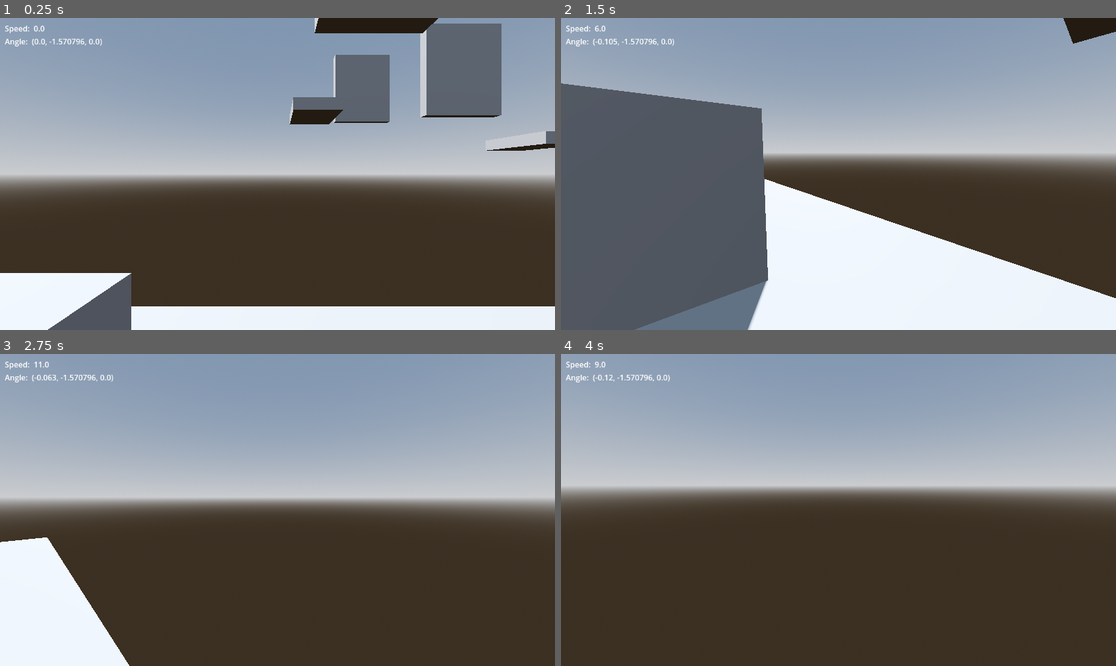
Above: before the commit, frames 1-4 (two rows, left to right).
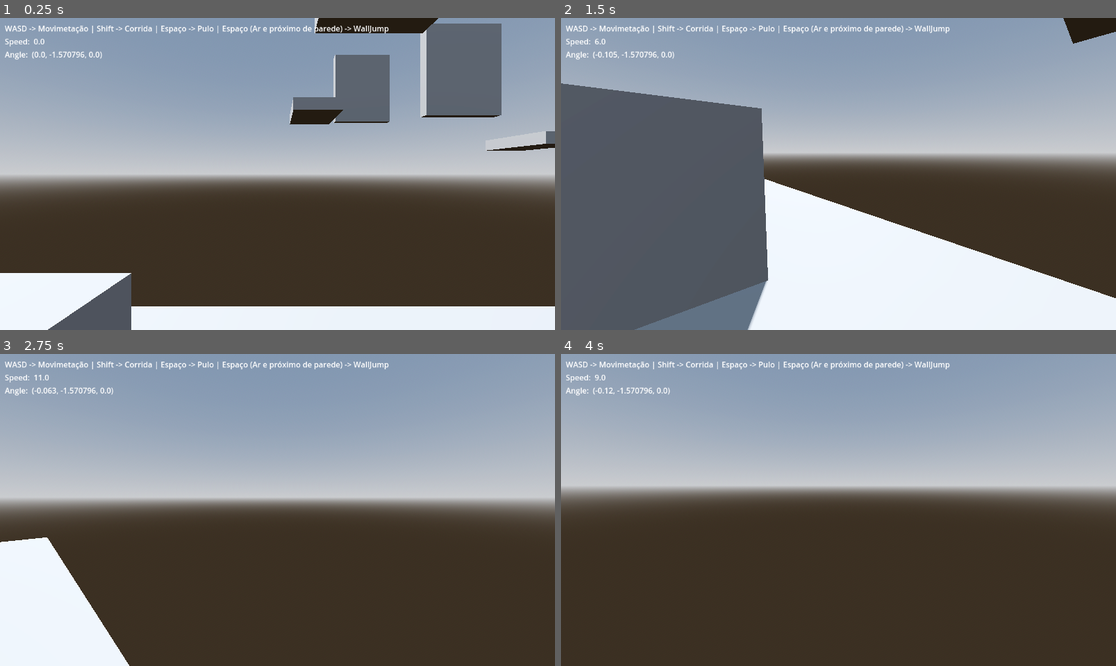
Above: after the commit, the same moments.

Repository: Gustvhc/Aula_Games_Projeto_Godot
Game: Godot game, scene res://main.tscn
Two runs of this game, one before a commit and one after it. Both use one fixed random seed, a clock stepped at 60 frames per second and the inputs below.
Inputs (mouse positions are in pixels of both pictures, inside the frame that each line leads up to):
- Up to frame 1 (0.25 s): no input
- Up to frame 2 (1.5 s): move the mouse to (960, 158) at 0.52 s; hold D (Right) 0.53-1.28 s; tap Space (Jump) at 0.6, 0.77, 1.07 s; click (960, 158) at 0.67 s; move the mouse to (810, 174) at 1.27 s; hold W (Forward) from 1.28 s (still down); tap Ctrl (Crouch) at 1.35 s
- Up to frame 3 (2.75 s): keep holding W (Forward); tap Space (Jump) at 1.52, 1.55, 1.82, 2.3 s; move the mouse to (288, 503) at 2.02 s; tap Shift (Sprint) at 2.1 s
- Up to frame 4 (4 s): keep holding W (Forward); move the mouse to (832, 516) at 2.77 s; tap Space (Jump) at 2.85, 3.02, 3.32, 3.77, 3.8 s; click (832, 516) at 2.92 s; move the mouse to (877, 513) at 3.52 s; tap Ctrl (Crouch) at 3.6 s

The runs differ from the first frame. In frame 1, 1.0% of the frame differs, in the area x 0-71%, y 2-14%; in frame 2, 1.0%; in frame 3, 1.0%; in frame 4, 1.0%.

Commit message:
Intrulções in Game GUI

Diff:
--- a/Player.tscn
+++ b/Player.tscn
@@ -50,6 +50,13 @@
 [node name="VBoxContainer" type="VBoxContainer" parent="UI"]
 layout_mode = 2
 
+[node name="HBoxContainer3" type="HBoxContainer" parent="UI/VBoxContainer"]
+layout_mode = 2
+
+[node name="Label" type="Label" parent="UI/VBoxContainer/HBoxContainer3"]
+layout_mode = 2
+text = "WASD -> Movimetação | Shift -> Corrida | Espaço -> Pulo | Espaço (Ar e próximo de parede) -> WallJump"
+
 [node name="HBoxContainer" type="HBoxContainer" parent="UI/VBoxContainer"]
 layout_mode = 2
 
